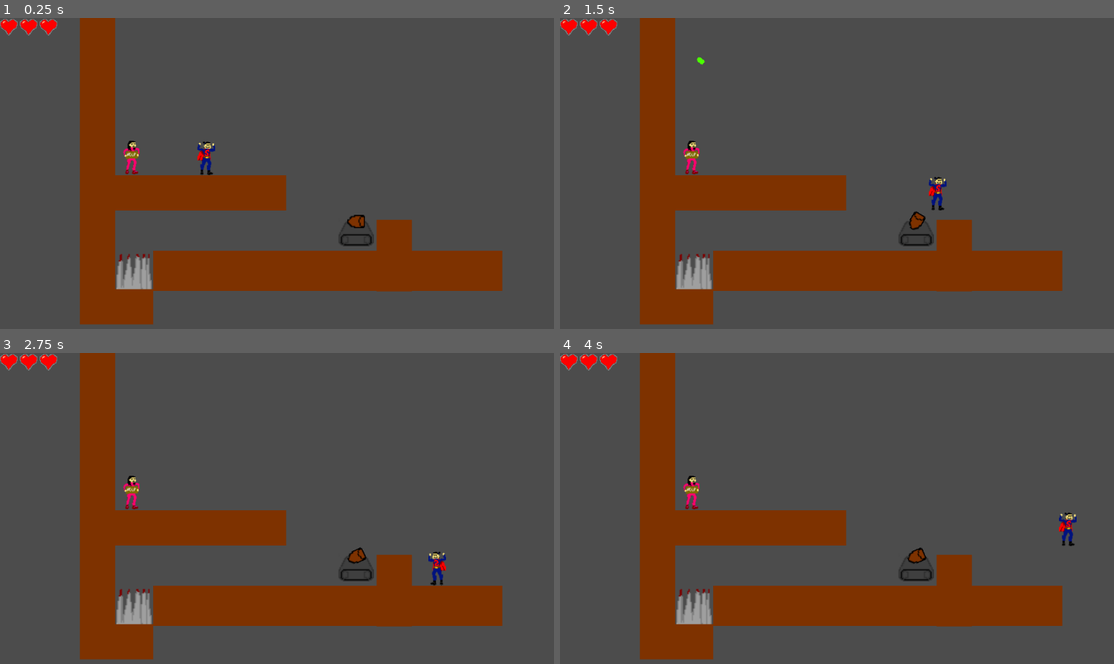
Above: before the commit, frames 1-4 (two rows, left to right).
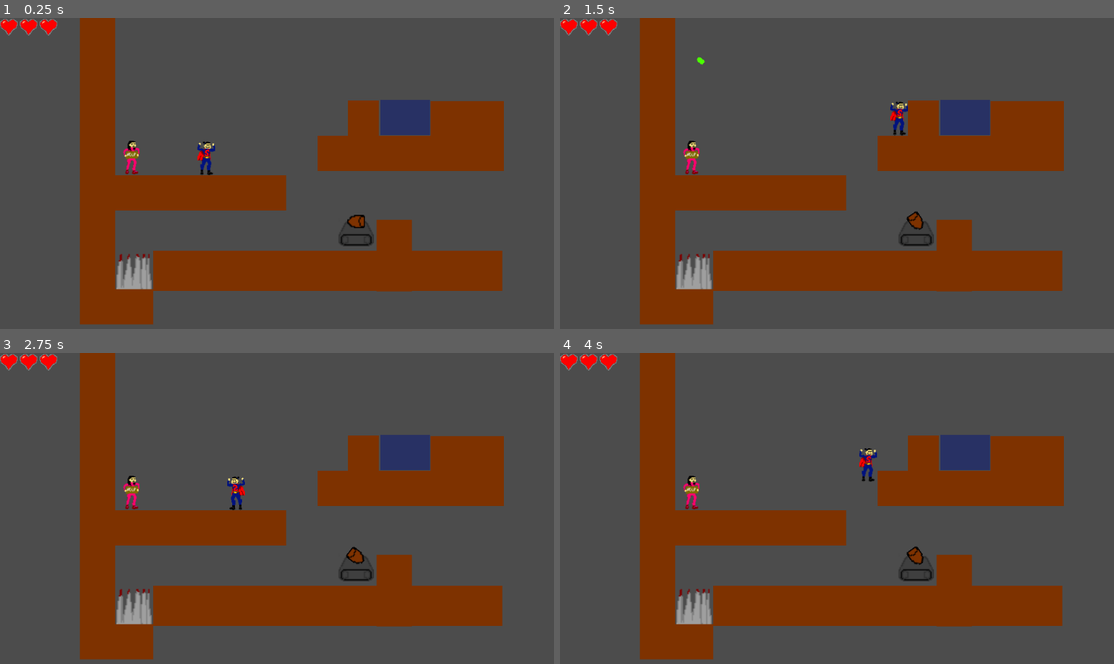
Above: after the commit, the same moments.

Repository: epielemeier/SacrificialSam
Game: Godot game, scene res://Level.tscn
The game is run twice, just before and just after one commit, with the same random seed, the same clock (stepped at 60 frames per second) and the same inputs.
Inputs:
- Up to frame 1 (0.25 s): no input
- Up to frame 2 (1.5 s): tap Enter at 0.5 s; hold Z (dash) 0.53-1.28 s; hold Right (ui_right) from 0.53 s (still down); tap Space (ui_select) at 0.77 s; tap X (interact) at 1.35 s
- Up to frame 3 (2.75 s): tap Space (ui_select) at 1.52 s; release Right (ui_right) at 2.03 s; hold Left (ui_left) from 2.03 s (still down); hold Z (dash) from 2.03 s (still down)
- Up to frame 4 (4 s): release Left (ui_left) at 2.78 s; release Z (dash) at 2.78 s; hold Right (ui_right) from 2.78 s (still down); tap X (interact) at 2.85 s; tap Space (ui_select) at 3.02, 3.77 s; hold Z (dash) from 3.53 s (still down)

The runs differ from the first frame. In frame 1, 6.9% of the frame differs, in the area x 57-91%, y 26-50%; in frame 2, 7.4%; in frame 3, 7.4%; in frame 4, 7.4%, in the area x 54-94%, y 26-69%.

Commit message:
Hold breath and lose health if ou don't have your belt

Diff:
--- a/HealthControl.gd
+++ b/HealthControl.gd
@@ -3,13 +3,25 @@
 signal zero_health
 
 var health_amount = 3
+var cur_waterbreathing_amount = 0
+var is_holding_breath = false
 
 func _ready():
 	_set_health(health_amount)
 	set_max_health(health_amount)
+	$HoldBreathTimer.connect("timeout", self, "_on_HoldBreathTimer_timeout")
+
+func _process(delta):
+	if is_holding_breath:
+		if $HoldBreathTimer.is_stopped():
+			$HoldBreathTimer.start()
+		_get_cur_waterbreathing_heart().set_water_progress($HoldBreathTimer.wait_time - $HoldBreathTimer.time_left)
 
 func _get_heart_controls():
 	return [$HeartControl,$HeartControl2,$HeartControl3]
+
+func _get_cur_waterbreathing_heart():
+	return _get_heart_controls()[max(round(health_amount) - 1, 0)]
 
 func _set_health(amount):
 	var h = _get_heart_controls()
@@ -28,7 +40,7 @@
 func change_health(difference):
 	health_amount += difference
 	_set_health(health_amount)
-	if health_amount == 0:
+	if health_amount <= 0:
 		emit_signal("zero_health")
 
 func get_health():
@@ -41,3 +53,19 @@
 	for i in range(value, h.size()):
 		h[i].visible = false
 	health_amount = min(health_amount, value)
+
+
+
+func set_is_holding_breath(boolean):
+	var cur_heart = _get_cur_waterbreathing_heart()
+	is_holding_breath = boolean
+	cur_heart.set_water_progress(0)
+	cur_waterbreathing_amount = 0
+	if !is_holding_breath:
+		$HoldBreathTimer.stop()
+
+func _on_HoldBreathTimer_timeout():
+	_get_cur_waterbreathing_heart().set_water_progress(0)
+	cur_waterbreathing_amount += 1
+	$HoldBreathTimer.stop()
+	change_health(-1)
--- a/HealthControl.tscn
+++ b/HealthControl.tscn
@@ -3,7 +3,7 @@
 [ext_resource path="res://HealthControl.gd" type="Script" id=1]
 [ext_resource path="res://HeartControl.tscn" type="PackedScene" id=2]
 
-[node name="HealthControl" type="HBoxContainer"]
+[node name="HealthControl" type="HBoxContainer" index="0"]
 
 anchor_left = 0.0
 anchor_top = 0.0
@@ -35,3 +35,10 @@
 margin_left = 72.0
 margin_right = 104.0
 margin_bottom = 40.0
+
+[node name="HoldBreathTimer" type="Timer" parent="." index="3"]
+
+process_mode = 1
+wait_time = 1.5
+one_shot = false
+autostart = false
--- a/HeartControl.gd
+++ b/HeartControl.gd
@@ -21,3 +21,7 @@
 	$FullTexture.visible = false
 	$HalfTexture.visible = false
 	$EmptyTexture.visible = true
+
+func set_water_progress(percent):
+	$WaterProgress.visible =  percent > 0
+	$WaterProgress.value = percent
--- a/HeartControl.tscn
+++ b/HeartControl.tscn
@@ -1,9 +1,10 @@
-[gd_scene load_steps=5 format=2]
+[gd_scene load_steps=6 format=2]
 
 [ext_resource path="res://HeartControl.gd" type="Script" id=1]
 [ext_resource path="res://art/heart_full.png" type="Texture" id=2]
 [ext_resource path="res://art/heart_half.png" type="Texture" id=3]
 [ext_resource path="res://art/heart_empty.png" type="Texture" id=4]
+[ext_resource path="res://WaterProgress.tscn" type="PackedScene" id=5]
 
 [node name="HeartControl" type="Control"]
 
@@ -76,3 +77,8 @@
 size_flags_vertical = 1
 texture = ExtResource( 4 )
 stretch_mode = 0
+
+[node name="WaterProgress" parent="." index="3" instance=ExtResource( 5 )]
+
+visible = false
+max_value = 1.0
--- a/Hero.tscn
+++ b/Hero.tscn
@@ -9,6 +9,11 @@
 custom_solver_bias = 0.0
 radius = 10.0
 height = 20.0
+
+[sub_resource type="RectangleShape2D" id=2]
+
+custom_solver_bias = 0.0
+extents = Vector2( 15.994, 10 )
 
 [node name="Hero" type="KinematicBody2D"]
 
@@ -32,3 +37,20 @@
 [node name="Sprite" type="Sprite" parent="." index="2"]
 
 texture = ExtResource( 3 )
+
+[node name="HeadArea" type="Area2D" parent="." index="3"]
+
+input_pickable = true
+gravity_vec = Vector2( 0, 1 )
+gravity = 98.0
+linear_damp = 0.1
+angular_damp = 1.0
+audio_bus_override = false
+audio_bus_name = "Master"
+
+[node name="CollisionShape2D" type="CollisionShape2D" parent="HeadArea" index="0"]
+
+position = Vector2( 0, -23.4518 )
+scale = Vector2( 1, 0.734474 )
+shape = SubResource( 2 )
+_sections_unfolded = [ "Transform" ]
--- a/Level.gd
+++ b/Level.gd
@@ -7,6 +7,9 @@
 func _ready():
 	for child in $Spikes.get_children():
 		child.connect("body_entered", self, "_on_Spikes_body_entered")
+	for child in $WaterTiles.get_children():
+		child.connect("area_entered", self, "_on_WaterTile_area_entered")
+		child.connect("area_exited", self, "_on_WaterTile_area_exited")
 	$Victim.connect("give_equipment", self, "_on_Victim_give_equipment")
 	$Hero.connect("interacting", self, "_on_Hero_interacting")
 	$Tank.connect("bullet_hit", self, "_on_Bullet_hit")
@@ -21,6 +24,14 @@
 func _on_Spikes_body_entered(body):
 	if body == $Hero:
 		$HealthControl.change_health(-$HealthControl.get_health())
+
+func _on_WaterTile_area_entered(area):
+	if area == $Hero/HeadArea && !$Hero/EquipmentManager.has_belt:
+		$HealthControl.set_is_holding_breath(true)
+
+func _on_WaterTile_area_exited(area):
+	if area == $Hero/HeadArea:
+		$HealthControl.set_is_holding_breath(false)
 
 func _on_Bullet_hit(body):
 	if body == $Hero:
--- a/Level.tscn
+++ b/Level.tscn
@@ -1,14 +1,15 @@
-[gd_scene load_steps=8 format=2]
+[gd_scene load_steps=9 format=2]
 
 [ext_resource path="res://Level.gd" type="Script" id=1]
 [ext_resource path="res://Hero.tscn" type="PackedScene" id=2]
 [ext_resource path="res://Tile.tscn" type="PackedScene" id=3]
-[ext_resource path="res://Spikes.tscn" type="PackedScene" id=4]
-[ext_resource path="res://Tank.tscn" type="PackedScene" id=5]
-[ext_resource path="res://HealthControl.tscn" type="PackedScene" id=6]
-[ext_resource path="res://Victim.tscn" type="PackedScene" id=7]
+[ext_resource path="res://WaterTile.tscn" type="PackedScene" id=4]
+[ext_resource path="res://Spikes.tscn" type="PackedScene" id=5]
+[ext_resource path="res://Tank.tscn" type="PackedScene" id=6]
+[ext_resource path="res://HealthControl.tscn" type="PackedScene" id=7]
+[ext_resource path="res://Victim.tscn" type="PackedScene" id=8]
 
-[node name="Level" type="Node"]
+[node name="Level" type="Node" index="0"]
 
 script = ExtResource( 1 )
 
@@ -17,8 +18,6 @@
 position = Vector2( 374.292, 250.001 )
 
 [node name="Tiles" type="Node2D" parent="." index="1"]
-
-editor/display_folded = true
 
 [node name="Tile" parent="Tiles" index="0" instance=ExtResource( 3 )]
 
@@ -45,21 +44,43 @@
 position = Vector2( 211.413, 525.485 )
 scale = Vector2( 2.0716, 1 )
 
-[node name="Spikes" type="Node2D" parent="." index="2"]
+[node name="Tile6" parent="Tiles" index="5" instance=ExtResource( 3 )]
+
+position = Vector2( 658.994, 182.402 )
+scale = Vector2( 0.865092, 1 )
+
+[node name="Tile7" parent="Tiles" index="6" instance=ExtResource( 3 )]
+
+position = Vector2( 847.594, 183.13 )
+scale = Vector2( 2.0716, 1 )
+
+[node name="Tile8" parent="Tiles" index="7" instance=ExtResource( 3 )]
+
+position = Vector2( 744.658, 246.02 )
+scale = Vector2( 5.28495, 1 )
+
+[node name="WaterTiles" type="Node2D" parent="." index="2"]
+
+[node name="WaterTile" parent="WaterTiles" index="0" instance=ExtResource( 4 )]
+
+position = Vector2( 735.007, 181.262 )
+scale = Vector2( 1.42083, 1 )
+
+[node name="Spikes" type="Node2D" parent="." index="3"]
 
 editor/display_folded = true
 
-[node name="Spikes" parent="Spikes" index="0" instance=ExtResource( 4 )]
+[node name="Spikes" parent="Spikes" index="0" instance=ExtResource( 5 )]
 
 position = Vector2( 243.132, 460.537 )
 
-[node name="Tank" parent="." index="3" instance=ExtResource( 5 )]
+[node name="Tank" parent="." index="4" instance=ExtResource( 6 )]
 
 position = Vector2( 645.992, 383.268 )
 
-[node name="HealthControl" parent="." index="4" instance=ExtResource( 6 )]
+[node name="HealthControl" parent="." index="5" instance=ExtResource( 7 )]
 
-[node name="Victim" parent="." index="5" instance=ExtResource( 7 )]
+[node name="Victim" parent="." index="6" instance=ExtResource( 8 )]
 
 position = Vector2( 238.568, 252.2 )
-equipment = "Suit"
+equipment = "Belt"
--- /dev/null
+++ b/WaterProgress.tscn
@@ -0,0 +1,34 @@
+[gd_scene load_steps=3 format=2]
+
+[ext_resource path="res://art/heart_over.png" type="Texture" id=1]
+[ext_resource path="res://art/heart_water_progress.png" type="Texture" id=2]
+
+[node name="WaterProgress" type="TextureProgress" index="0"]
+
+anchor_left = 0.0
+anchor_top = 0.0
+anchor_right = 0.0
+anchor_bottom = 0.0
+margin_right = 40.0
+margin_bottom = 40.0
+rect_pivot_offset = Vector2( 0, 0 )
+rect_clip_content = false
+mouse_filter = 1
+mouse_default_cursor_shape = 0
+size_flags_horizontal = 1
+size_flags_vertical = 1
+min_value = 0.0
+max_value = 100.0
+step = 1.0
+page = 0.0
+value = 0.0
+exp_edit = false
+rounded = false
+texture_under = null
+texture_over = ExtResource( 1 )
+texture_progress = ExtResource( 2 )
+fill_mode = 1
+radial_fill_degrees = 360.0
+radial_center_offset = Vector2( 0, 0 )
+nine_patch_stretch = false
+_sections_unfolded = [ "Textures" ]
--- /dev/null
+++ b/WaterTile.tscn
@@ -0,0 +1,30 @@
+[gd_scene load_steps=3 format=2]
+
+[ext_resource path="res://art/tile_water.png" type="Texture" id=1]
+
+[sub_resource type="RectangleShape2D" id=1]
+
+custom_solver_bias = 0.0
+extents = Vector2( 10, 10 )
+
+[node name="WaterTile" type="Area2D"]
+
+input_pickable = true
+gravity_vec = Vector2( 0, 1 )
+gravity = 98.0
+linear_damp = 0.1
+angular_damp = 1.0
+audio_bus_override = false
+audio_bus_name = "Master"
+
+[node name="Sprite" type="Sprite" parent="." index="0"]
+
+scale = Vector2( 2, 2 )
+texture = ExtResource( 1 )
+_sections_unfolded = [ "Transform" ]
+
+[node name="CollisionShape2D" type="CollisionShape2D" parent="." index="1"]
+
+scale = Vector2( 3.25, 3.25 )
+shape = SubResource( 1 )
+_sections_unfolded = [ "Transform" ]
Not shown: 1 places in Hero.tscn that only renumber resources
Binary file added: art/heart_over.png
Not shown, added: art/heart_over.png.import
Binary file added: art/heart_under.png
Not shown, added: art/heart_under.png.import
Binary file added: art/heart_water_progress.png
Not shown, added: art/heart_water_progress.png.import
Binary file added: art/tile_water.png
Not shown, added: art/tile_water.png.import
Not shown, changed: art/heart_full.ora
Not shown, changed: art/heart_half.ora
